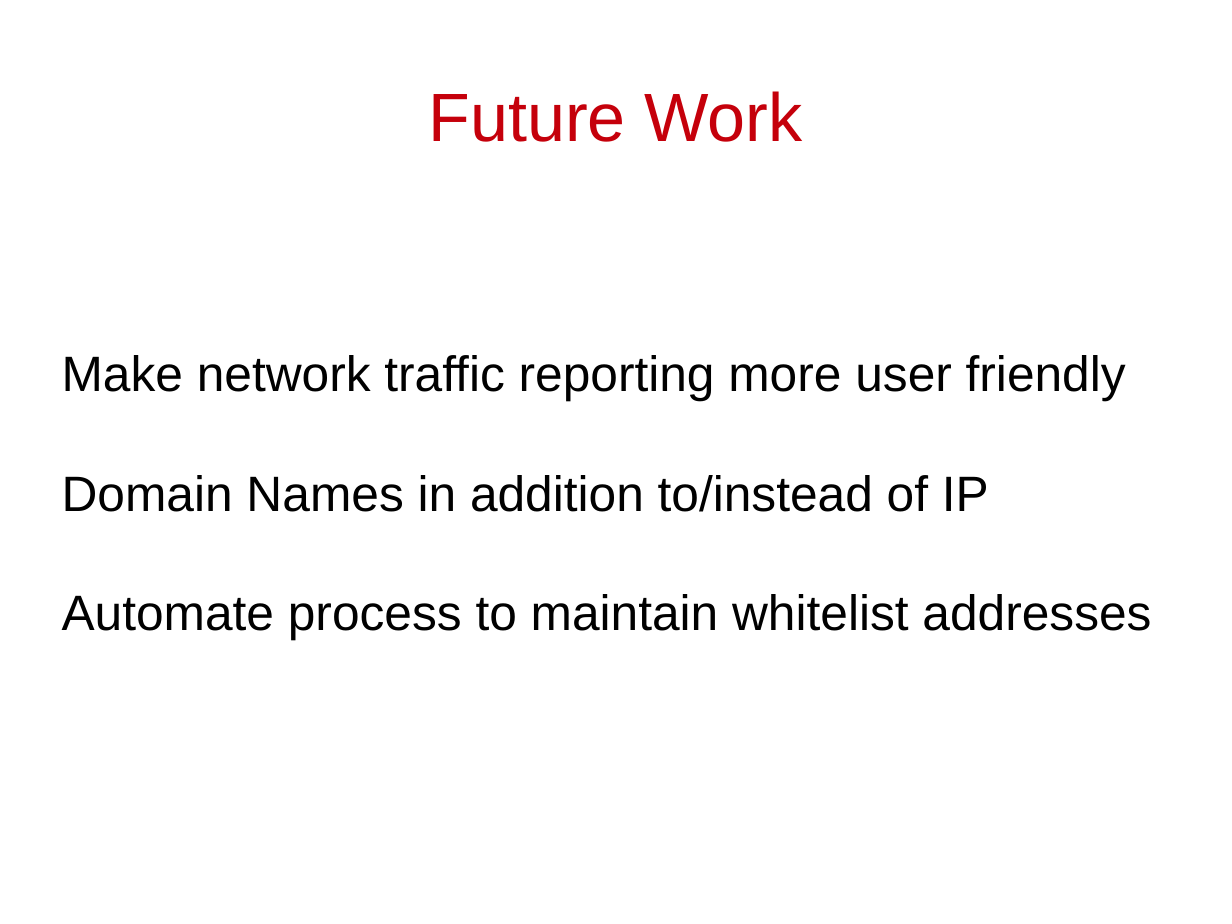
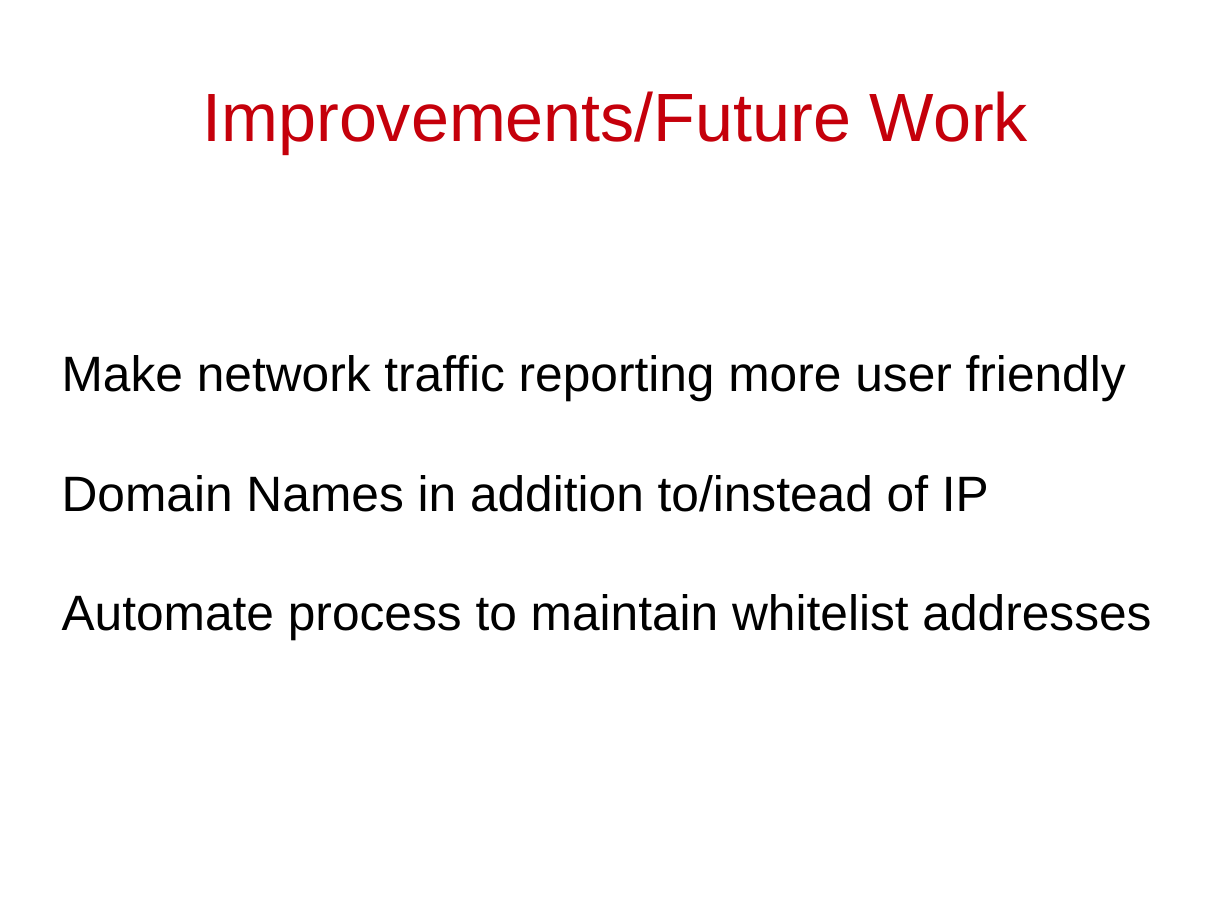
Before and after one commit to cschreiner/kindsicher, a slide deck: slide 7 of proj/presentation_dec09/Chaitu.odp (slide 6 before the commit). Drawn at 1232x924 pixels with LibreOffice and Linux fonts; fonts in the diff are those of the drawing. Boxes give left, top, right and bottom in pixels: in the first picture for what was removed or moved away, otherwise in the second. Text is boxed around its words. In the diff, an @@ line names an element or a change of style, - is before the commit and + after.

```diff
--- a/proj/presentation_dec09/Chaitu.odp
+++ b/proj/presentation_dec09/Chaitu.odp
@@ title at box(203, 91, 1028, 153): text changed @@
-Future Work
+Improvements/Future Work
```
Also in this commit, not shown: 1 other slide changed, 1 slide added, 1 other file.
